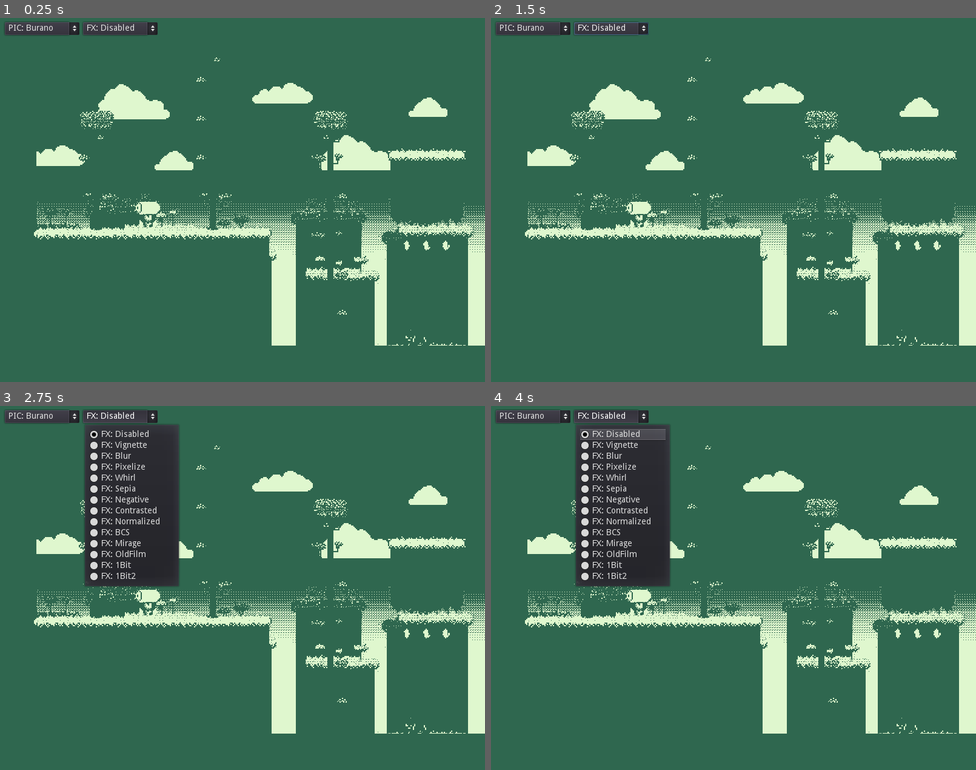
Above: before the commit, frames 1-4 (two rows, left to right).
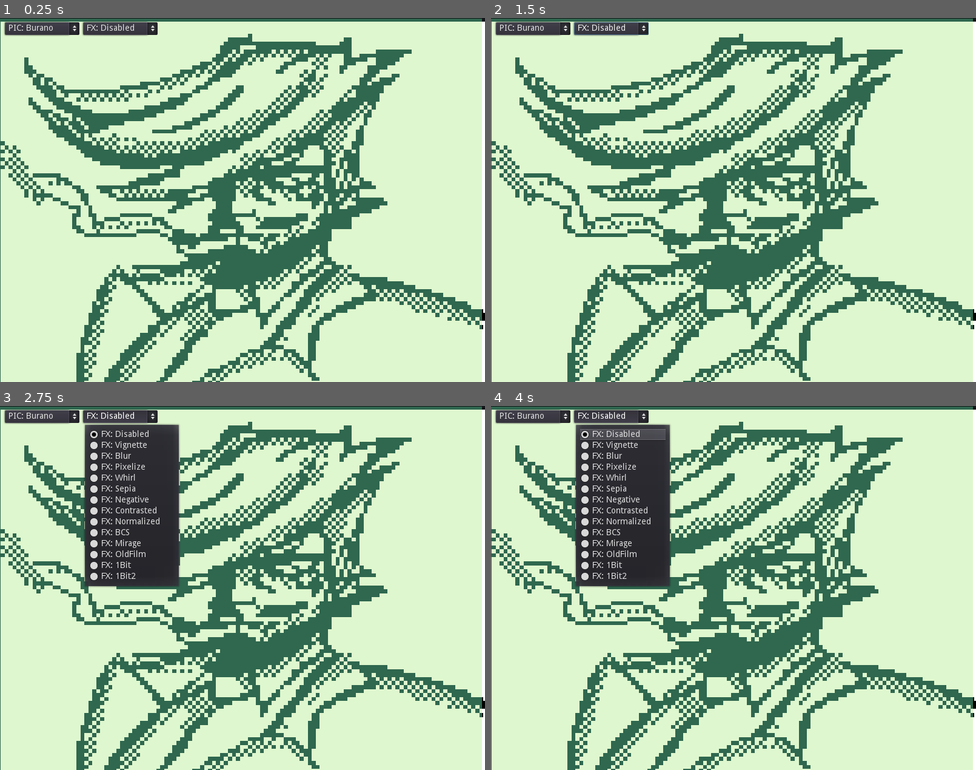
Above: after the commit, the same moments.

Repository: KaizNike/1Bit-2023
Game: Godot game, scene res://screen_shaders.tscn
The game is run twice, just before and just after one commit, with the same random seed, the same clock (stepped at 60 frames per second) and the same inputs.
Inputs:
- Up to frame 1 (0.25 s): no input
- Up to frame 2 (1.5 s): click "FX: Disabled" at 0.5 s; click "FX: Disabled" at 1.25 s
- Up to frame 3 (2.75 s): click "FX: Disabled" at 2 s
- Up to frame 4 (4 s): click "PIC: Burano" at 2.75 s; tap Enter at 3.5 s

The runs differ from the first frame. In frame 1, 69% of the frame differs, in the area x 0-100%, y 0-100%; in frame 2, 69%; in frame 3, 63%; in frame 4, 63%.

Commit message:
Test Amelie's Art with Shaders
- Suave Man Upload
- Webhook test

Diff:
--- a/2D Screen-Space Shaders Demo/screen_shaders.tscn
+++ b/2D Screen-Space Shaders Demo/screen_shaders.tscn
@@ -19,6 +19,7 @@
 [ext_resource path="res://shaders/mirage.shader" type="Shader" id=17]
 [ext_resource path="res://shaders/old_film.shader" type="Shader" id=18]
 [ext_resource path="res://art/filmgrain.png" type="Texture" id=19]
+[ext_resource path="res://art/Screenshot_2023-07-31_222846.png" type="Texture" id=20]
 
 [sub_resource type="ShaderMaterial" id=1]
 shader = ExtResource( 6 )
@@ -151,9 +152,6 @@
 anchor_bottom = 1.0
 size_flags_horizontal = 2
 size_flags_vertical = 2
-__meta__ = {
-"_edit_use_anchors_": false
-}
 
 [node name="Burano" type="TextureRect" parent="Pictures"]
 visible = false
@@ -185,6 +183,11 @@
 size_flags_horizontal = 2
 size_flags_vertical = 2
 texture = ExtResource( 5 )
+
+[node name="AmeSuaveMan" type="TextureRect" parent="Pictures"]
+margin_right = 40.0
+margin_bottom = 40.0
+texture = ExtResource( 20 )
 
 [node name="Effects" type="Control" parent="."]
 anchor_right = 1.0
@@ -329,6 +332,10 @@
 material = SubResource( 13 )
 anchor_right = 1.0
 anchor_bottom = 1.0
+margin_left = -5.0
+margin_top = 1.0
+margin_right = -5.0
+margin_bottom = 1.0
 size_flags_horizontal = 2
 size_flags_vertical = 2
 texture = ExtResource( 8 )
Binary file added: 2D Screen-Space Shaders Demo/art/Screenshot_2023-07-31_222846.png
Not shown, added: 2D Screen-Space Shaders Demo/art/Screenshot_2023-07-31_222846.png.import
Not shown: 1 places in 2D Screen-Space Shaders Demo/screen_shaders.tscn that only renumber resources
